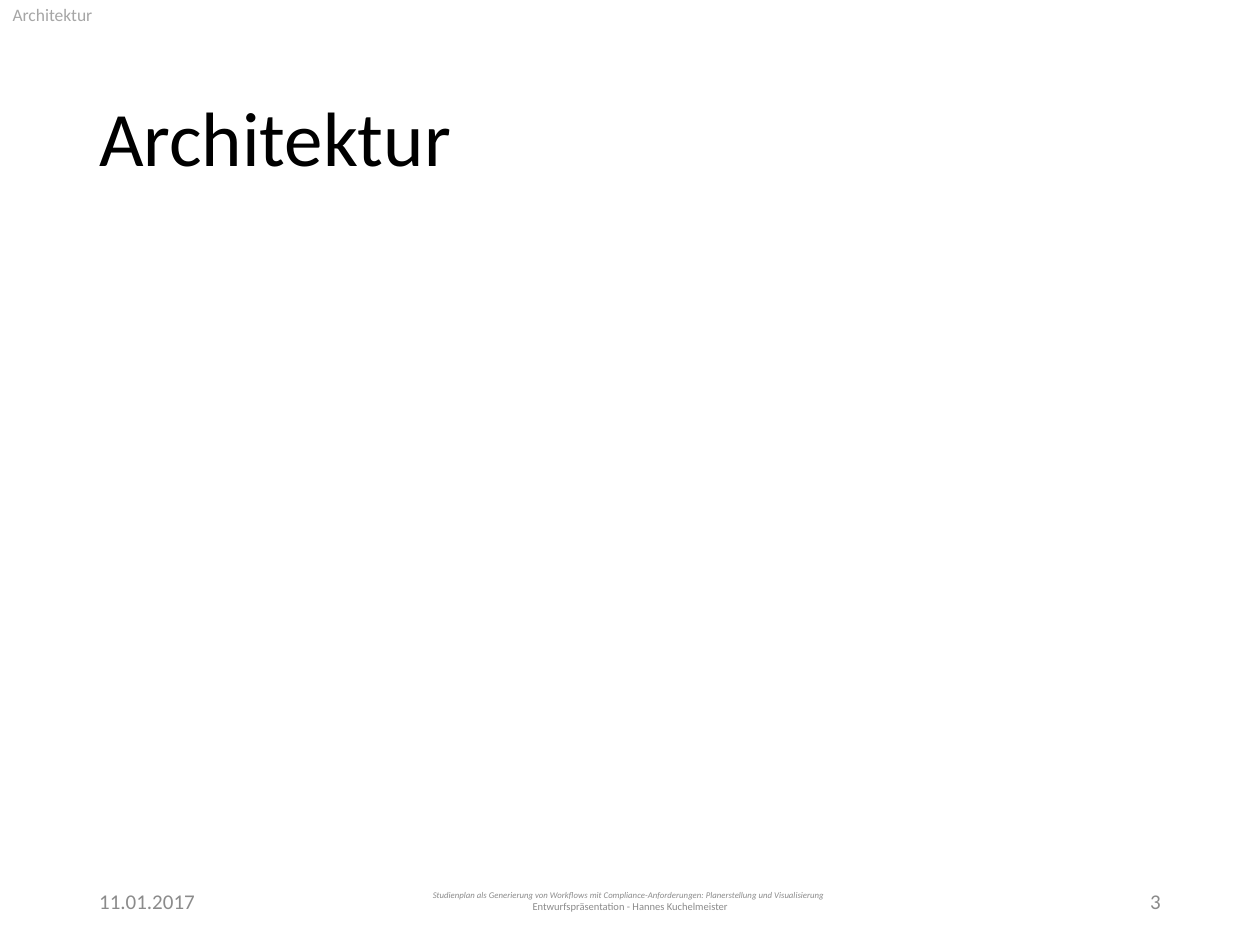
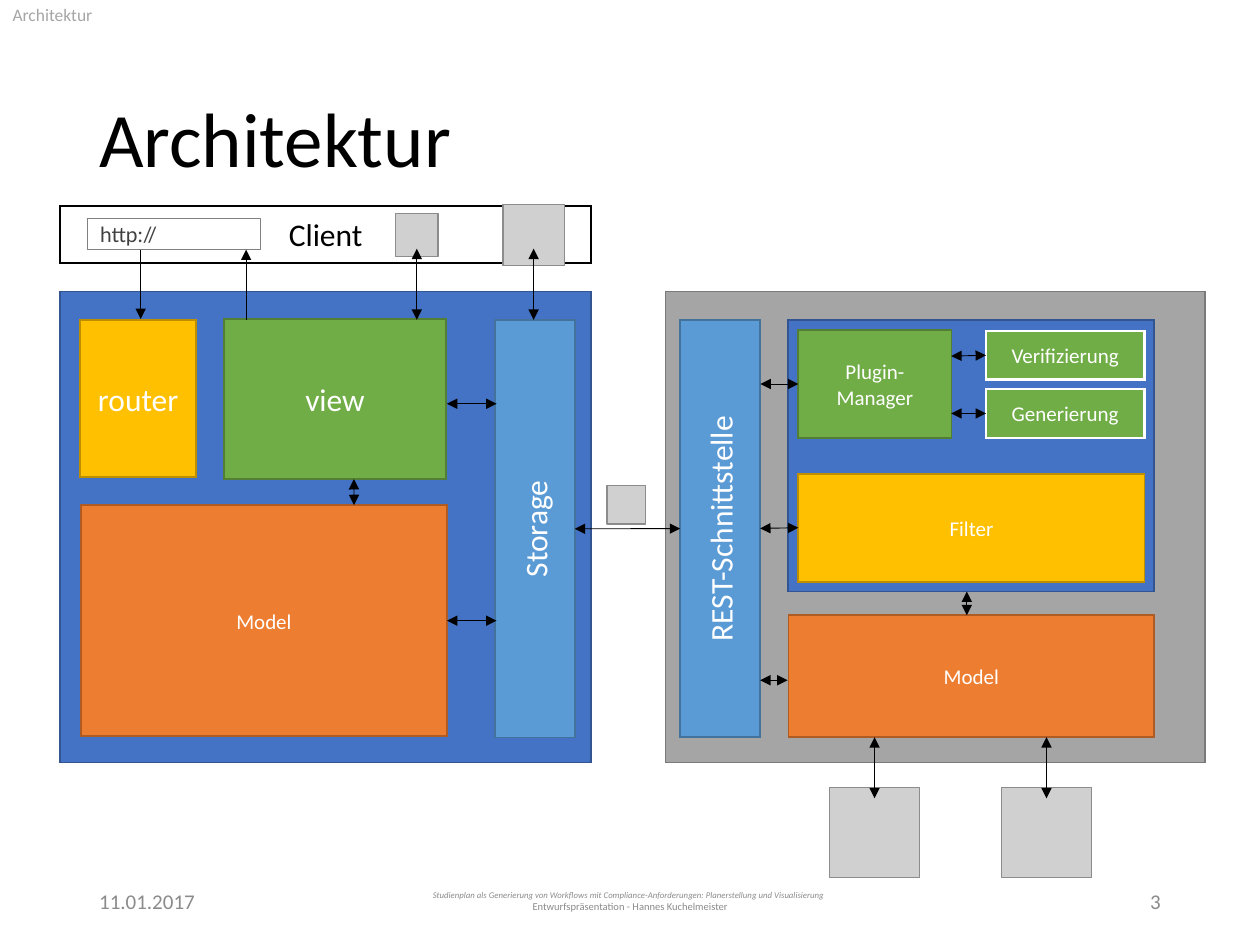
Before and after one commit to PSE-WS1617-IPD-Workflow/PSE_WS1617_IPD_Boehm_Studienplan, a slide deck: slide 3 of Entwurf/Presentation.pptx. Drawn at 1260x945 pixels with LibreOffice and Linux fonts; fonts in the diff are those of the drawing; grey boxes stand for pictures. Boxes give left, top, right and bottom in pixels: in the first picture for what was removed or moved away, otherwise in the second. Text is boxed around its words. In the diff, an @@ line names an element or a change of style, - is before the commit and + after.

```diff
--- a/Entwurf/Presentation.pptx
+++ b/Entwurf/Presentation.pptx
@@ group added at [60,204,1205,878]: 15 rectangles, 14 double arrows, 5 pictures, 2 arrows @@
+REST-Schnittstelle
+Model
+Plugin-Manager
+Verifizierung
+Generierung
+Filter
+Client
+http://
+Storage
+router
+Model
+view
```
Also in this commit, not shown: 1 slide added, 1 other file.
